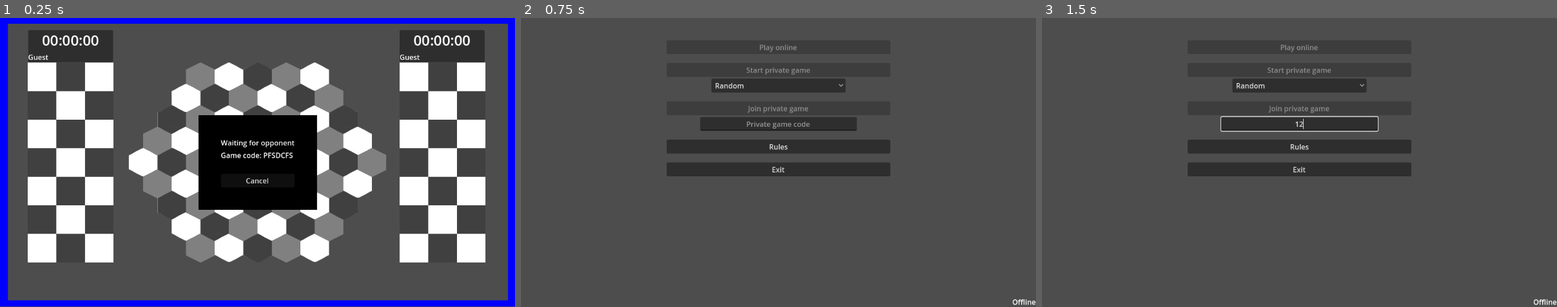
Above: before the commit, frames 1-3 (left to right).
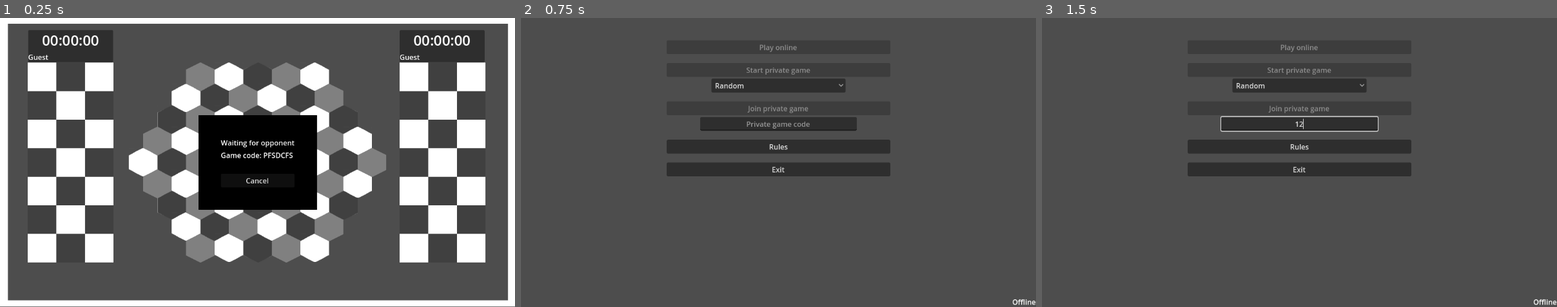
Above: after the commit, the same moments.

Repository: Bazsi1224/KesetClient
Game: Godot game, scene res://Match/match.tscn
The game is run twice, just before and just after one commit, with the same random seed, the same clock (stepped at 60 frames per second) and the same inputs. This scene is started directly instead of the project's main scene.
Inputs (mouse positions are in pixels of both pictures, inside the frame that each line leads up to):
- Up to frame 1 (0.25 s): no input
- Up to frame 2 (0.75 s): click "Cancel" at 0.5 s
- Up to frame 3 (1.5 s): click (1299, 124) at 1.27 s; type "12" at 1.35 s

The runs differ from the first frame. In frame 1, 7.3% of the frame differs, in the area x 0-100%, y 0-100%; in frame 2, nothing differs; in frame 3, nothing differs.

Commit message:
Server side user handling has been changed
The server now gives a 32 char long string as a user key, so it is harder to send messages in the name of other players

Diff:
--- a/Match/GameVariables.gd
+++ b/Match/GameVariables.gd
@@ -1,8 +1,6 @@
 extends Node
 
 var port : int
-var role : String
-var player_color : String
 
 # Called when the node enters the scene tree for the first time.
 func _ready():
--- a/Match/NetworkClient.gd
+++ b/Match/NetworkClient.gd
@@ -1,5 +1,6 @@
 extends Node
 var socket = StreamPeerTCP.new()
+var user_key : String
 var connecting_time = 0
 var online : bool
 
@@ -17,7 +18,7 @@
 
 	match( status ):
 		StreamPeerTCP.STATUS_NONE :
-			var error = socket.connect_to_host( "localhost", GameVariables.port )
+			var error = socket.connect_to_host( "46.29.138.226", GameVariables.port )
 			$AliveTimer.start(1)
 		StreamPeerTCP.STATUS_CONNECTING:
 			connecting_time += delta
@@ -44,8 +45,13 @@
 	if message_object == null : return
 
 	match( message_object["messageType"] ):
-		"GameId":
+		"GameMeta":
 			%GameCode.text = message_object["data"]["gameId"]
+			user_key       = message_object["data"]["player"]["userKey"]
+			if message_object["data"]["player"]["color"] == "red":
+				%Frame.modulate = Color.RED
+			else:
+				%Frame.modulate = Color.BLUE
 		"GameState":
 			%PrivateGameWaitingPanel.visible = false
 			parse_game_state( message_object["data"] )
@@ -58,7 +64,7 @@
 
 
 func _on_alive_timer_timeout():
-	var message = '{ "messageType" : "Alive", "role" : "%s", "data" : {} }\r' % GameVariables.role
+	var message = '{ "messageType" : "Alive", "user" : "%s", "data" : {} }\r' % user_key
 	socket.put_utf8_string(message)
 	$Timeout.start(1)
 
@@ -83,8 +89,8 @@
 
 func piece_selected( container, tile ):
 	var message = '{ "messageType" : "PieceSelected",
-					 "role" : "%s",
-					 "data" : { "container" : "%s", "tile" : { "x": %d, "y": %d } } }\r' % [ GameVariables.role, container, tile.x, tile.y ]
+					 "user" : "%s",
+					 "data" : { "container" : "%s", "tile" : { "x": %d, "y": %d } } }\r' % [ user_key, container, tile.x, tile.y ]
 	socket.put_utf8_string(message)
 
 
@@ -110,12 +116,12 @@
 func move_requested( container, tile ):
 	if %Pointer.hand == null : return
 
-	var message = '{ "messageType" : "MoveRequested",  "role" : "%s", "data" : {
+	var message = '{ "messageType" : "MoveRequested",  "user" : "%s", "data" : {
 		 "piece":
 			{ "container" : "%s", "tile" : { "x": %d, "y": %d } } ,
 		"target":
 			{ "container" : "%s", "tile" : { "x": %d, "y": %d } } } }\r' % [
-				GameVariables.role,
+				user_key,
 				%Pointer.hand.container,
 				%Pointer.hand.tile.x,
 				%Pointer.hand.tile.y,
--- a/Match/match.gd
+++ b/Match/match.gd
@@ -5,11 +5,6 @@
 func _ready():
 	$Pointer.piece_selected.connect( $NetworkClient.piece_selected )
 	$Pointer.move_requested.connect( $NetworkClient.move_requested )
-
-	if GameVariables.player_color == "red":
-		%Frame.modulate = Color.RED
-	else:
-		%Frame.modulate = Color.BLUE
 
 
 # Called every frame. 'delta' is the elapsed time since the previous frame.
--- a/UI/SessionFinder.gd
+++ b/UI/SessionFinder.gd
@@ -16,7 +16,7 @@
 
 	match( status ):
 		StreamPeerTCP.STATUS_NONE :
-			var error = socket.connect_to_host( "localhost", 51224 )
+			var error = socket.connect_to_host( "46.29.138.226", 51224 )
 		StreamPeerTCP.STATUS_CONNECTED :
 			messaging()
 
@@ -63,6 +63,4 @@
 func switch_to_match( message_object, role ):
 	socket.disconnect_from_host()
 	GameVariables.port = message_object["data"]["port"]
-	GameVariables.role = role
-	GameVariables.player_color = message_object["data"]["playerColor"]
 	get_tree().change_scene_to_file("res://Match/match.tscn")
--- a/project.godot
+++ b/project.godot
@@ -13,7 +13,6 @@
 config/name="KesetClient"
 run/main_scene="res://UI/MainMenu.tscn"
 config/features=PackedStringArray("4.2", "GL Compatibility")
-config/icon="res://icon.svg"
 
 [autoload]
 
Not shown, added: export_presets.cfg
